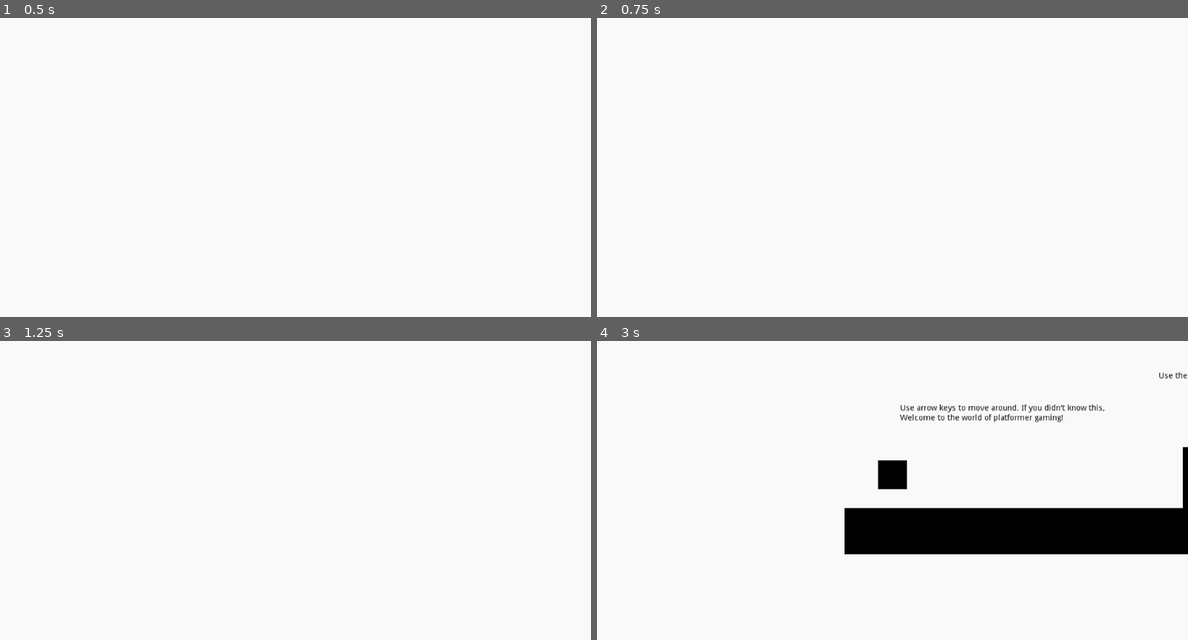
Above: before the commit, frames 1-4 (two rows, left to right).
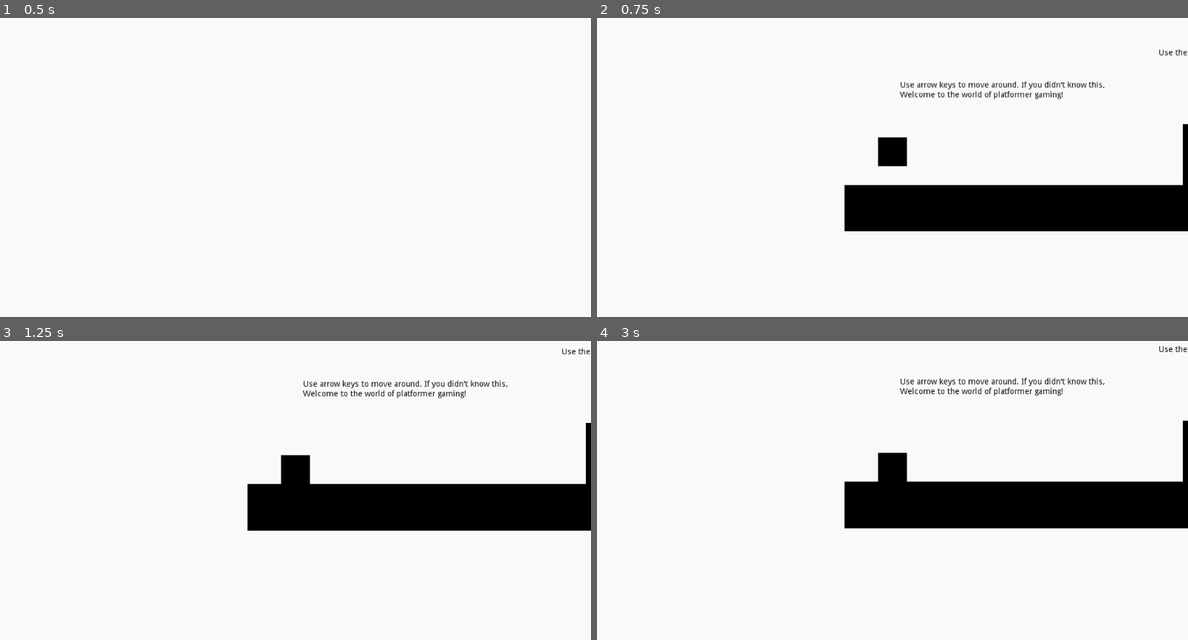
Above: after the commit, the same moments.

Repository: RavenJFelix/Square
Game: Godot game, scene res://gui/intro/intro-menu.tscn
Same seed, same stepped clock (60 frames per second), same inputs: the game is played once before the commit and once after it.
Inputs (mouse positions are in pixels of both pictures, inside the frame that each line leads up to):
- Up to frame 1 (0.5 s): no input
- Up to frame 2 (0.75 s): click "Play" at 0.5 s
- Up to frame 3 (1.25 s): no input
- Up to frame 4 (3 s): click (outside the picture) at 1.25 s, where only the run before the commit has a clickable "Play"; click (892, 406) at 2 s, where only the run before the commit has a clickable "Levels"; click (886, 466) at 2.75 s, where only the run before the commit has a clickable "Level: 1"

Frame 1 is identical in both runs. In frame 2, 10% of the frame differs, in the area x 41-100%, y 10-72%; in frame 3, 11%; in frame 4, 12%, in the area x 41-100%, y 1-72%.

Commit message:
Fix No Play Glitch

Diff:
--- a/gui/intro/intro-menu.tscn
+++ b/gui/intro/intro-menu.tscn
@@ -18,26 +18,27 @@
 
 [node name="Label" type="Label" parent="VSplitContainer"]
 margin_right = 1022.0
-margin_bottom = 112.0
+margin_bottom = 84.0
 custom_fonts/font = ExtResource( 3 )
 custom_colors/font_color = Color( 0, 0, 0, 1 )
 text = "Square"
 align = 1
 
 [node name="Options" type="VSplitContainer" parent="VSplitContainer"]
-margin_top = 124.0
+margin_top = 96.0
 margin_right = 1022.0
 margin_bottom = 360.0
 
 [node name="Play" parent="VSplitContainer/Options" instance=ExtResource( 4 )]
 margin_right = 1022.0
-margin_bottom = 112.0
+margin_bottom = 84.0
 text = "Play"
+scene = "res://levelz/level-1/level-1.tscn"
 
 [node name="Level 0" parent="VSplitContainer/Options" instance=ExtResource( 4 )]
-margin_top = 124.0
+margin_top = 96.0
 margin_right = 1022.0
-margin_bottom = 236.0
+margin_bottom = 264.0
 text = "Levels"
 scene = "res://gui/intro/Levelz.tscn"
 
Not shown, changed: export_presets.cfg
